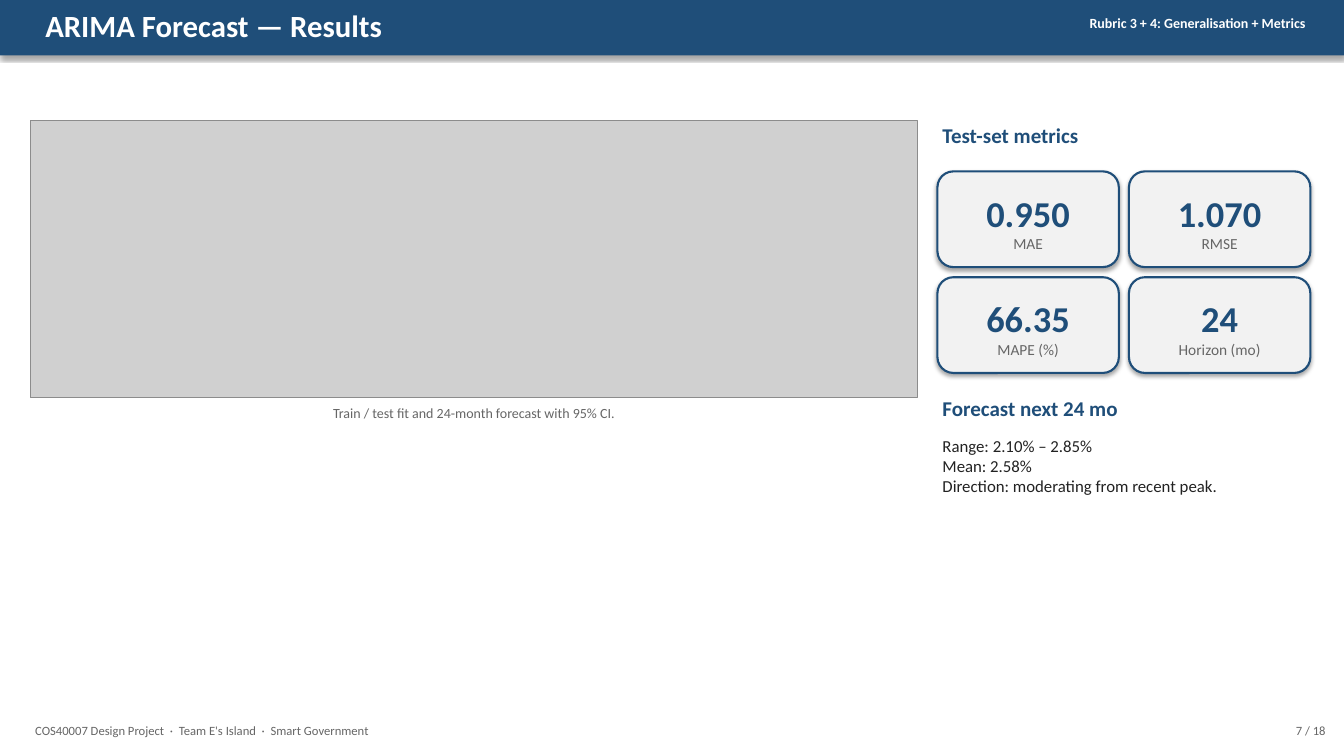
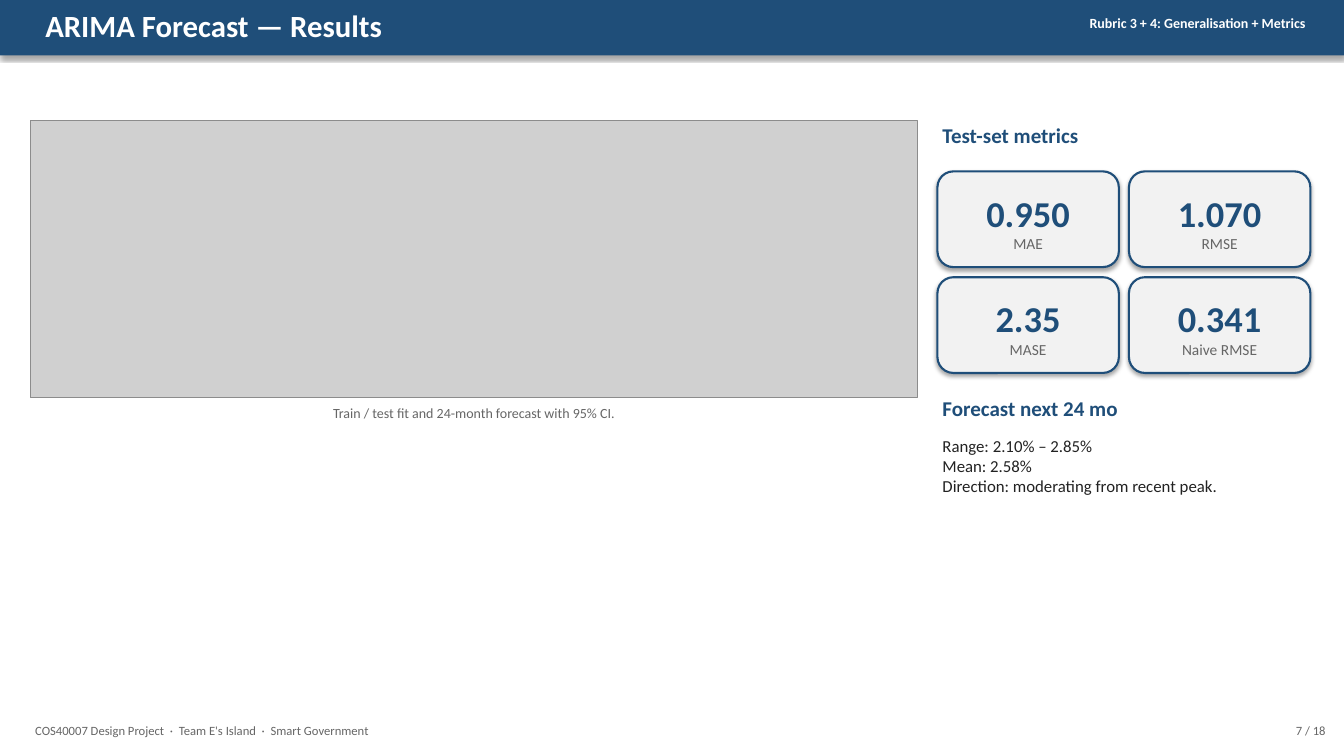
Before and after one commit to kenn040502/COS40007-Design-Project, a slide deck: slide 7 of outputs/COS40007_E's_Island_Presentation.pptx. Drawn at 1344x756 pixels with LibreOffice and Linux fonts; fonts in the diff are those of the drawing; grey boxes stand for pictures. Boxes give left, top, right and bottom in pixels: in the first picture for what was removed or moved away, otherwise in the second. Text is boxed around its words. In the diff, an @@ line names an element or a change of style, - is before the commit and + after.

```diff
--- a/outputs/COS40007_E's_Island_Presentation.pptx
+++ b/outputs/COS40007_E's_Island_Presentation.pptx
@@ text in rounded rectangle at [996, 308, 1061, 355]: text changed; size 11 to 26 pt; text colour #666666 to #1F4E79; bold on @@
-66.35
-MAPE (%)
+2.35
+MASE
@@ text in rounded rectangle at [1178, 308, 1261, 355]: text changed @@
-24
-Horizon (mo)
+0.341
+Naive RMSE
```
Also in this commit, not shown: 6 other slides changed, 20 other files.
